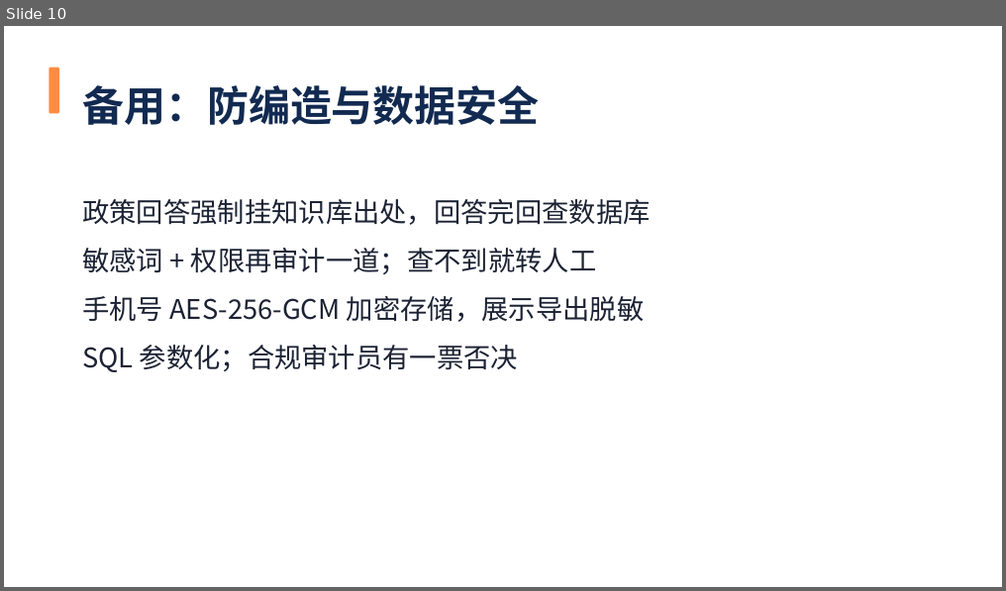
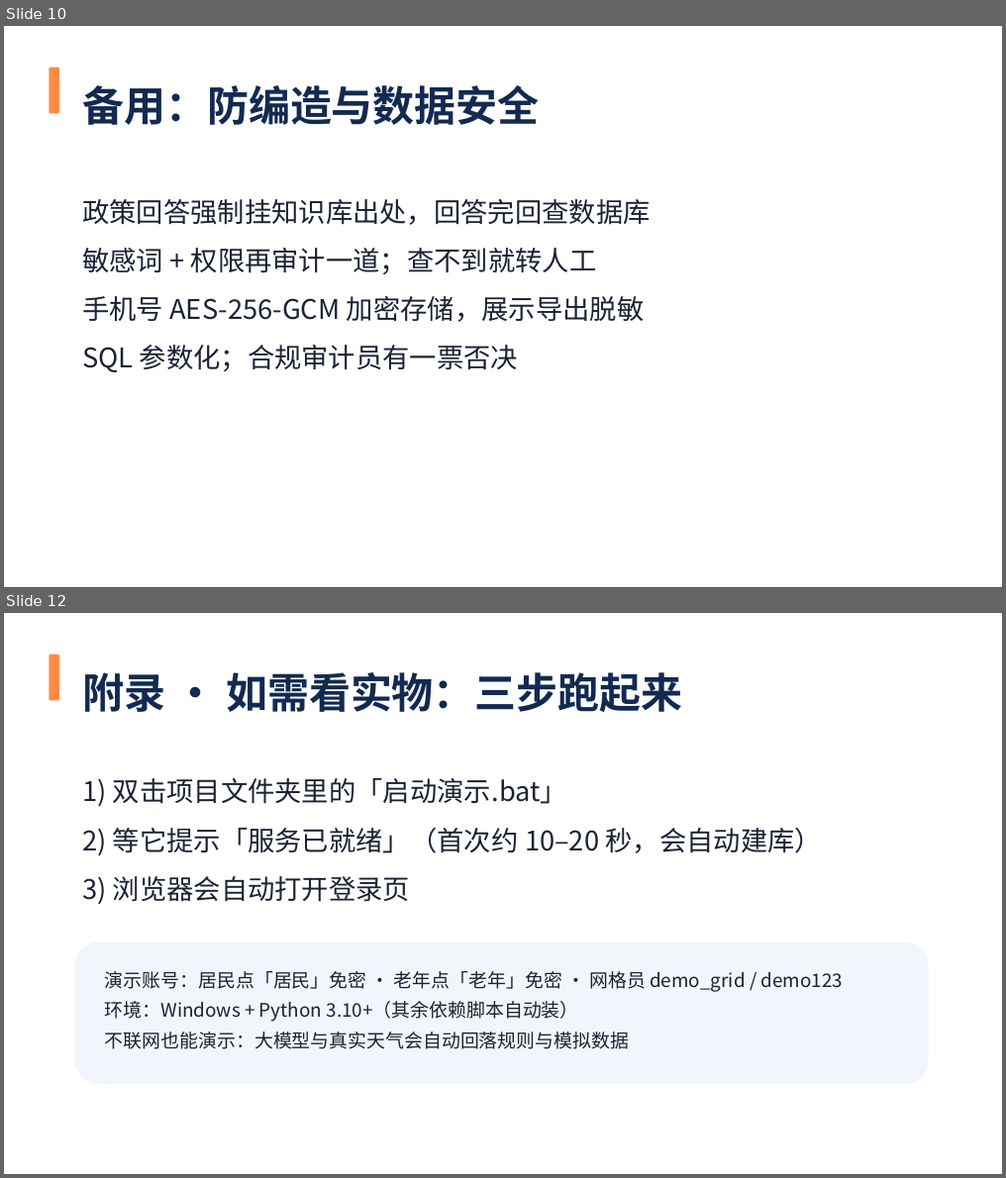
Before and after one commit to woshuofengsu/campus-insight-agent, a slide deck: docs/competition/9月22日路演-社区先知.pptx. Shown one above the other, each under a label of ours: slide 10 before the commit, slides 10 and 12 after it; the slides between them are not shown. The pictures are 1006x591 and 1006x1178 pixels, drawn with LibreOffice and Linux fonts; fonts in the diff are those of the drawing. Boxes give left, top, right and bottom in pixels: in the first picture for what was removed or moved away, otherwise in the second. Text is boxed around its words. In the diff, an @@ line names an element or a change of style, - is before the commit and + after.

```diff
--- a/docs/competition/9月22日路演-社区先知.pptx
+++ b/docs/competition/9月22日路演-社区先知.pptx
@@ slide 12 added at [4, 613, 1002, 1174], background #FFFFFF @@
@@ rounded rectangle added at [49, 655, 59, 700], fill #FF8C42 @@
@@ text added at [82, 672, 683, 712], 40 pt, text #122A51, bold @@
+附录 · 如需看实物：三步跑起来
@@ text added at [82, 778, 822, 905], 26 pt, text #1B2233 @@
+1) 双击项目文件夹里的「启动演示.bat」
+2) 等它提示「服务已就绪」（首次约 10–20 秒，会自动建库）
+3) 浏览器会自动打开登录页
@@ rounded rectangle added at [75, 943, 929, 1084], fill #F2F5FB @@
@@ text added at [105, 971, 844, 1050], 18 pt, text #1B2233 @@
+演示账号：居民点「居民」免密 · 老年点「老年」免密 · 网格员 demo_grid / demo123
+环境：Windows + Python 3.10+（其余依赖脚本自动装）
+不联网也能演示：大模型与真实天气会自动回落规则与模拟数据
```
Also in this commit, not shown: 1 slide changed, 1 other slide added, 1 other file.
